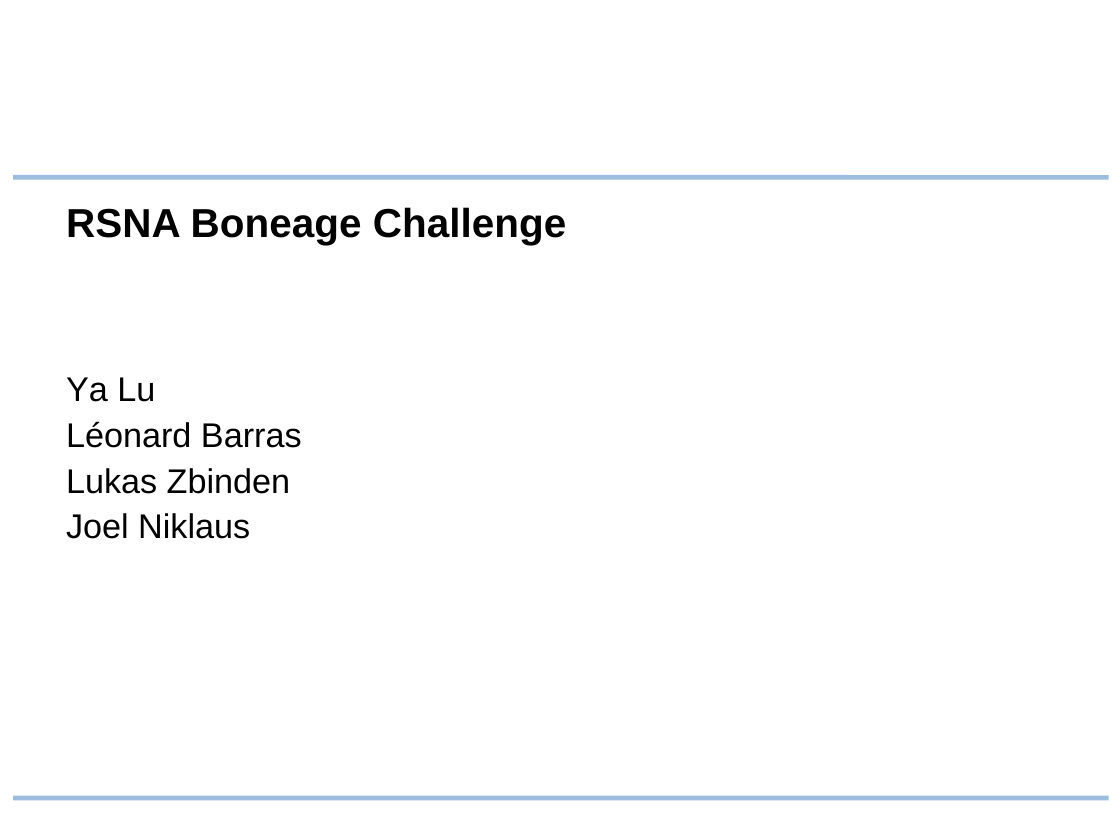
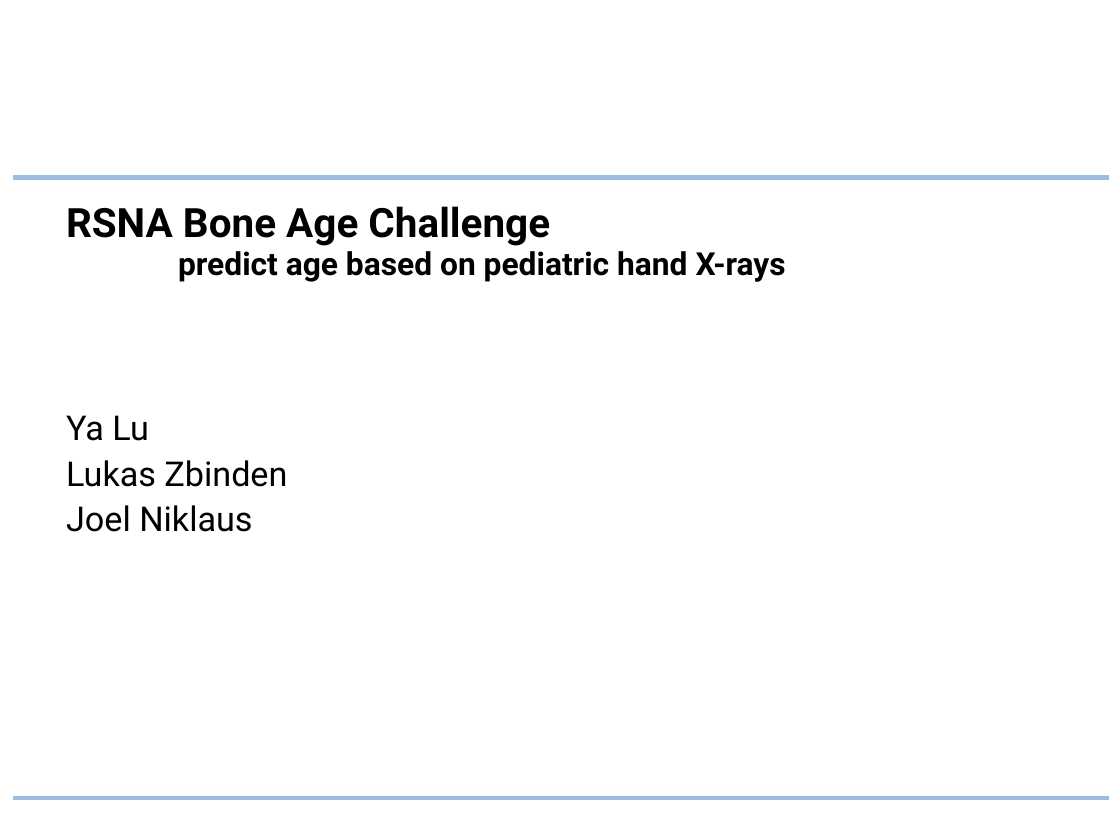
Before and after one commit to lukaszbinden/pediatric-bone-age-prediction, a slide deck: slide 1 of Presentation.pptx. Drawn at 1120x840 pixels with LibreOffice and Linux fonts; fonts in the diff are those of the drawing; background and template pictures are left out. Boxes give left, top, right and bottom in pixels: in the first picture for what was removed or moved away, otherwise in the second. Text is boxed around its words. In the diff, an @@ line names an element or a change of style, - is before the commit and + after.

Commit message:
update presentation

```diff
--- a/Presentation.pptx
+++ b/Presentation.pptx
@@ title at box(66, 206, 786, 282): text changed; size 26 to 20.4 pt; font Arial to Roboto @@
-RSNA Boneage Challenge
+RSNA Bone Age Challenge
+predict age based on pediatric hand X-rays
@@ subtitle "Ya Lu": place and size @@
-subtitle "Ya Lu" at box(66, 377, 302, 539)
+subtitle "Ya Lu" at box(66, 415, 287, 532)
@@ subtitle "Ya Lu" at box(66, 415, 287, 532): font Arial to Roboto; less space between paragraphs @@
@@ subtitle at box(66, 421, 302, 448): paragraph removed @@
-Léonard Barras
```
Also in this commit, not shown: 1 other slide changed, 20 slides added, 8 slides removed.
